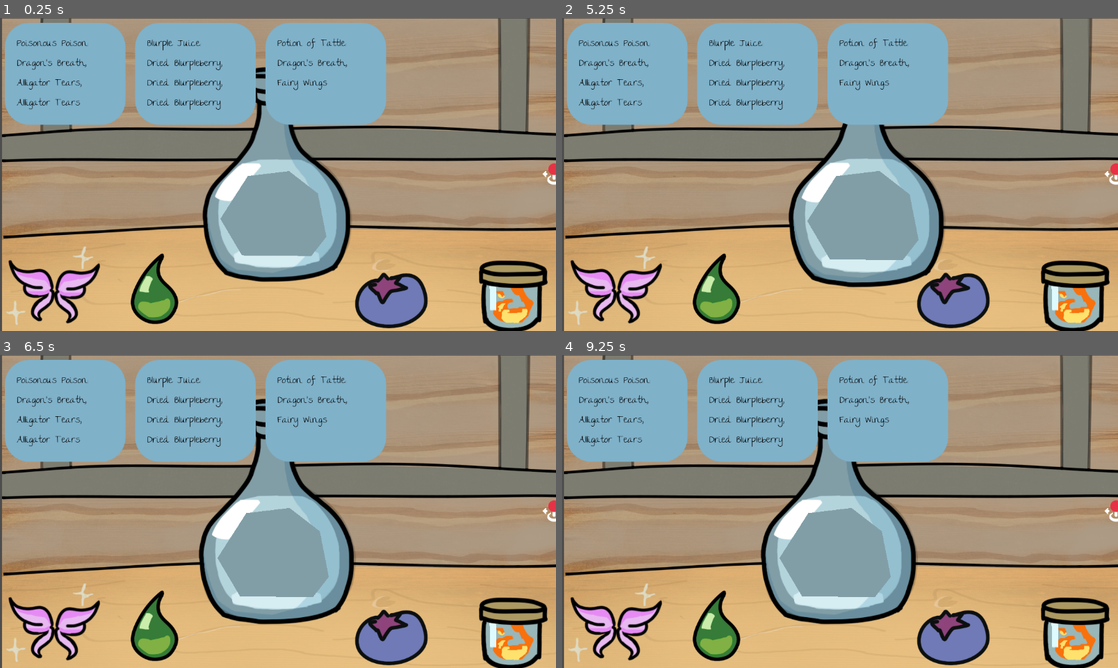
Above: before the commit, frames 1-4 (two rows, left to right).
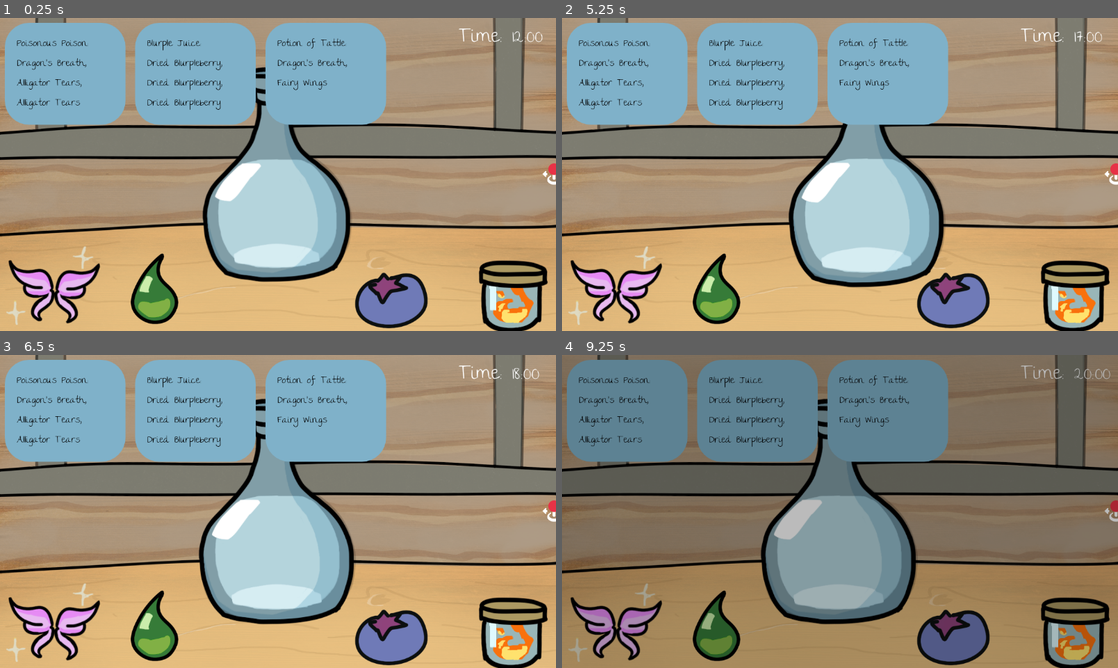
Above: after the commit, the same moments.

Repository: andreaTheCoder/MiniJam207Primal
Game: Godot game, scene res://scenes/shop.tscn
The game is run twice, just before and just after one commit, with the same random seed, the same clock (stepped at 60 frames per second) and the same inputs.
Inputs (mouse positions are in pixels of both pictures, inside the frame that each line leads up to):
- Up to frame 1 (0.25 s): no input
- Up to frame 2 (5.25 s): tap Enter (ui_accept) at 0.5, 0.77, 1.25, 1.52, 2.75, 3.02, 3.5, 3.77, 4.25, 4.52 s; move the mouse to (840, 212) at 0.52 s; press the mouse at (840, 212) at 0.53 s; move the mouse to (1073, 296) at 1.27 s; release the mouse at (1073, 296) at 1.28 s; click (1073, 296) at 1.35 s; move the mouse to (951, 293) at 2.02 s; press the mouse at (951, 293) at 2.03 s; move the mouse to (717, 290) at 2.77 s; release the mouse at (717, 290) at 2.78 s; click (717, 290) at 2.85 s; move the mouse to (612, 287) at 3.52 s; press the mouse at (612, 287) at 3.53 s; move the mouse to (673, 127) at 4.27 s; release the mouse at (673, 127) at 4.28 s; click (673, 127) at 4.35 s; move the mouse to (867, 174) at 5.02 s; press the mouse at (867, 174) at 5.03 s
- Up to frame 3 (6.5 s): tap Enter (ui_accept) at 5.75, 6.02 s; move the mouse to (194, 433) at 5.77 s; release the mouse at (194, 433) at 5.78 s; click (194, 433) at 5.85 s
- Up to frame 4 (9.25 s): move the mouse to (962, 495) at 6.52 s; press the mouse at (962, 495) at 6.53 s; tap Enter (ui_accept) at 6.77, 7.52, 9.02 s; move the mouse to (728, 527) at 7.27 s; release the mouse at (728, 527) at 7.28 s; click (728, 527) at 7.35 s; move the mouse to (895, 442) at 8.02 s; press the mouse at (895, 442) at 8.03 s; move the mouse to (812, 574) at 8.77 s; release the mouse at (812, 574) at 8.78 s; click (812, 574) at 8.85 s

The runs differ from the first frame. In frame 1, 10% of the frame differs, in the area x 0-100%, y 0-100%; in frame 2, 11%; in frame 3, 11%; in frame 4, 91%.

Commit message:
added ui shtuffs and potions thingys

Diff:
--- a/scenes/potion.tscn
+++ b/scenes/potion.tscn
@@ -18,6 +18,7 @@
 shape = SubResource("CircleShape2D_le10y")
 
 [node name="Polygon2D" type="Polygon2D" parent="." unique_id=467838191]
+visible = false
 position = Vector2(-1.5151501, 21.21212)
 scale = Vector2(0.89506173, 0.84671533)
 color = Color(0.5058824, 0.61960787, 0.654902, 1)
--- a/scenes/shop.tscn
+++ b/scenes/shop.tscn
@@ -13,7 +13,6 @@
 [node name="Camera2D" type="Camera2D" parent="." unique_id=244447270]
 
 [node name="ShopBackground" type="Sprite2D" parent="." unique_id=166722271]
-position = Vector2(10.555588, 4.500023)
 scale = Vector2(0.6064815, 0.6064815)
 texture = ExtResource("5_2fc2m")
 
--- a/scenes/ui.gd
+++ /dev/null
@@ -1,15 +0,0 @@
-extends CanvasLayer
-
-const TICKET_PANEL: PackedScene = preload("res://scenes/ticket_panel.tscn")
-
-# Called when the node enters the scene tree for the first time.
-func _ready() -> void:
-	EventBus.out_of_tickets.connect(_out_of_tickets)
-
-func _out_of_tickets():
-	for i in range(3):
-		var temp = TICKET_PANEL.instantiate()
-		$MarginContainer/HorizontalTicketContainer.add_child(temp)
-# Called every frame. 'delta' is the elapsed time since the previous frame.
-func _process(delta: float) -> void:
-	pass
--- a/scenes/ui.tscn
+++ b/scenes/ui.tscn
@@ -1,7 +1,7 @@
 [gd_scene format=3 uid="uid://d13baxhqbwdm6"]
 
 [ext_resource type="PackedScene" uid="uid://cve6201jmyx3d" path="res://scenes/ticket_panel.tscn" id="1_nt7q6"]
-[ext_resource type="Script" uid="uid://bt6e6iikcm33m" path="res://scenes/ui.gd" id="1_x4jx1"]
+[ext_resource type="Script" uid="uid://bt6e6iikcm33m" path="res://scripts/ui.gd" id="1_x4jx1"]
 
 [node name="Ui" type="CanvasLayer" unique_id=340363726]
 script = ExtResource("1_x4jx1")
@@ -44,3 +44,16 @@
 
 [node name="TicketOrder" parent="MarginContainer/HorizontalTicketContainer" unique_id=926791579 instance=ExtResource("1_nt7q6")]
 layout_mode = 2
+
+[node name="Time Label" type="RichTextLabel" parent="." unique_id=1714952886]
+offset_left = 950.0
+offset_top = 4.0
+offset_right = 1185.0
+offset_bottom = 85.0
+theme_override_font_sizes/normal_font_size = 40
+text = "Time: 10:00"
+
+[node name="Timer" type="Timer" parent="Time Label" unique_id=350988001]
+autostart = true
+
+[connection signal="timeout" from="Time Label/Timer" to="." method="_on_timer_timeout"]
--- a/scripts/ingredient.gd
+++ b/scripts/ingredient.gd
@@ -35,7 +35,7 @@
 					area_ref.ingredients.append(type)
 					print("Potion")
 					print(area_ref.ingredients)
-					area_ref.modulate = Color(1.0, 1.0, 1.0, 1.0)
+					area_ref.modulate = Color(0.945, 0.212, 0.251, 1.0)
 				Global.mouse_dragging_item = null
 				await Global.tween_scale(Vector2(0,0),self).finished
 				queue_free()
@@ -60,5 +60,8 @@
 func _on_area_2d_area_exited(area: Area2D) -> void:
 	if area.get_parent() is Potion and dragging:
 		is_inside_droppable = false
-		area.get_parent().modulate = Color(1.0, 1.0, 1.0, 1.0)
+		if area_ref.ingredients.size() > 0:
+			area_ref.modulate = Color(0.945, 0.212, 0.251, 1.0)
+		else:
+			area.get_parent().modulate = Color(1.0, 1.0, 1.0, 1.0)
 		area_ref.scale = Vector2(1.00, 1.00)
--- a/scripts/potion.gd
+++ b/scripts/potion.gd
@@ -24,6 +24,7 @@
 		if Input.is_action_just_released("click"):
 			if is_inside_droppable:
 					EventBus.potion_submitted.emit(self, ingredients)
+					self.modulate = Color(Color.WHITE, 1)
 			Global.mouse_dragging_item = null
 			dragging = false
 			global_position = Global.POTION_HOME
--- a/scripts/tray.gd
+++ b/scripts/tray.gd
@@ -14,6 +14,7 @@
 
 func potion_submit(potionparam, ingredients):
 	if not Global.orders.any(func(x):return (x.potion["ingredients"].size() == ingredients.size())):
+		potionparam.ingredients.clear()
 		return
 	else:
 		var i =0
@@ -31,7 +32,7 @@
 					EventBus.out_of_tickets.emit()
 				return
 			i+=1
-
+		potionparam.ingredients.clear()
 func sort_enum_return_as_ints(arr ):
 	var tempArray := []
 	for ingredient in arr:
--- /dev/null
+++ b/scripts/ui.gd
@@ -0,0 +1,32 @@
+extends CanvasLayer
+@onready var time_label: RichTextLabel = $"Time Label"
+const TICKET_PANEL: PackedScene = preload("res://scenes/ticket_panel.tscn")
+const FADE = preload("res://scenes/fade.tscn")
+@export var time := 12
+# Called when the node enters the scene tree for the first time.
+func _ready() -> void:
+	EventBus.out_of_tickets.connect(_out_of_tickets)
+	set_time(time)
+
+func _out_of_tickets():
+	for i in range(3):
+		var temp = TICKET_PANEL.instantiate()
+		$MarginContainer/HorizontalTicketContainer.add_child(temp)
+# Called every frame. 'delta' is the elapsed time since the previous frame.
+func _process(_delta: float) -> void:
+	pass
+
+
+func _on_timer_timeout() -> void:
+	if (time < 20):
+		time += 1
+		set_time(time)
+	else:
+		var fade = FADE.instantiate()
+		add_child(fade)
+		await fade.fade(1, 1.0).finished
+		fade.fade(0, 1.0).finished
+		time = 12
+func set_time(time):
+	var time_text = "Time: " + str(time) + ":00"
+	time_label.text = time_text
Renamed: scenes/ui.gd.uid -> scripts/ui.gd.uid
